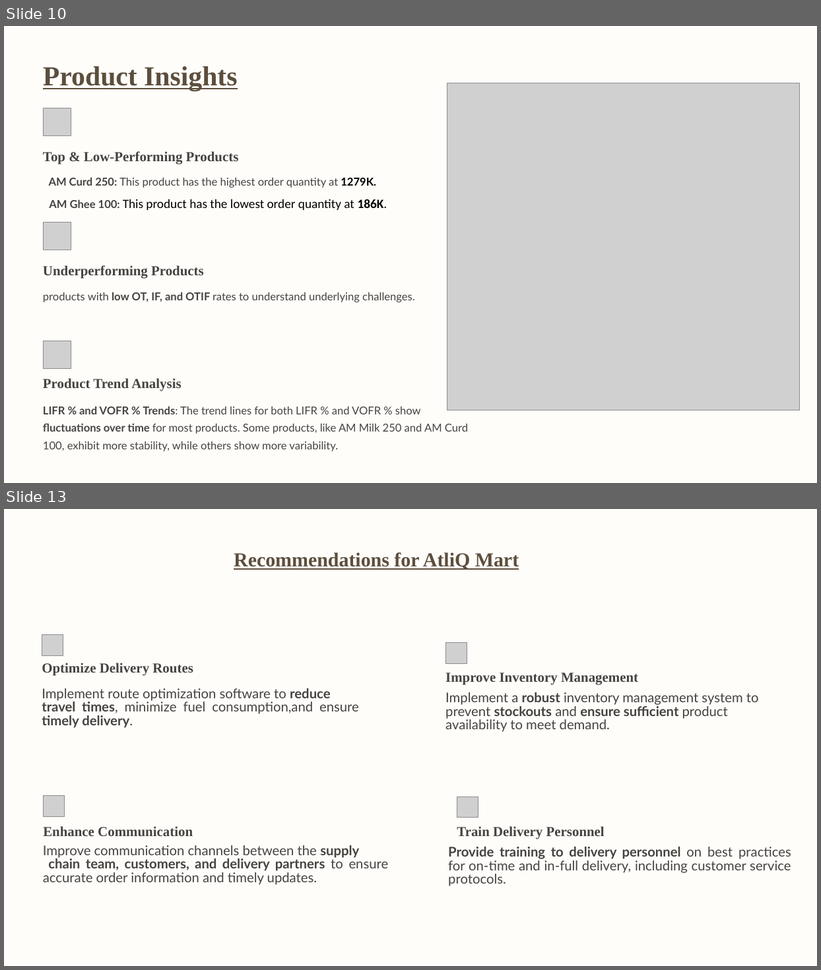
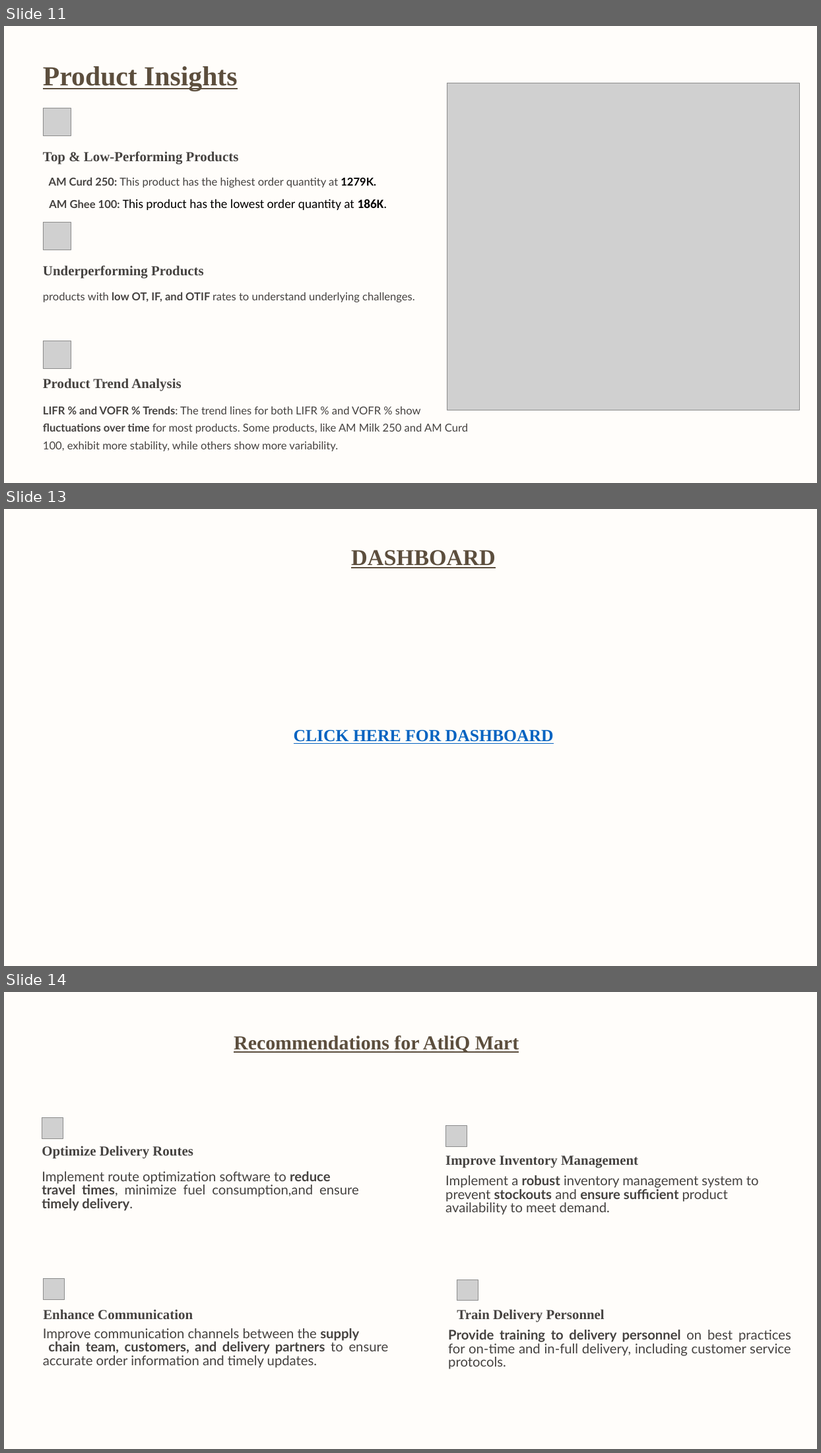
Before and after one commit to VAKGK/SUPPLY-CHAIN-IN-FMCG, a slide deck: Presentation/PPT Presentation/FMCG_PPT.pptx. Shown one above the other, each under a label of ours: slides 10 and 13 before the commit, slides 11, 13 and 14 after it; the slides between them are not shown. The pictures are 821x970 and 821x1453 pixels, drawn with LibreOffice and Linux fonts; fonts in the diff are those of the drawing; grey boxes stand for pictures; background and template pictures are left out. Boxes give left, top, right and bottom in pixels: in the first picture for what was removed or moved away, otherwise in the second. Text is boxed around its words. In the diff, an @@ line names an element or a change of style, - is before the commit and + after.

```diff
--- a/Presentation/PPT Presentation/FMCG_PPT.pptx
+++ b/Presentation/PPT Presentation/FMCG_PPT.pptx
@@ slide 13 added at <box>4,509,817,966</box>, background picture (left out); not listed: 1 template element that a slide beside it also shows @@
@@ text added at <box>351,550,496,568</box>, 32 pt, text #5C4E3D, bold, underline @@
+DASHBOARD
@@ text added at <box>294,730,554,744</box>, 24 pt, text #0563C1, bold, underline @@
+CLICK HERE FOR DASHBOARD
@@ rectangle added at <box>712,932,817,966</box>, fill #FFFDFA @@
@@ what was slide 10 is now slide 11 @@
@@ what was slide 13 is now slide 14 @@
```
Also in this commit, not shown: 6 slides changed, 1 other slide added, 1 slide removed, 1 other file.
